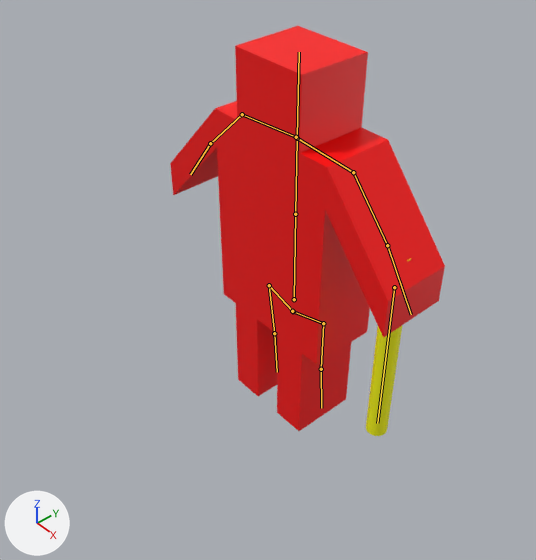
An edit to the Blender file 素材/3D/Player.blend, drawn before and after from the same camera.
Before and after are seen from a 50 mm lens placed at (12.01, -11.47, 11.06), pointed at (1.26, -2.08, 0.0). Every picture has the same lights, and +X, +Y and +Z are marked at lower left. The first picture is the older version. The bones that bend it are drawn over the model as lines.

Names of what the first picture shows: 'Cube', '円柱'.
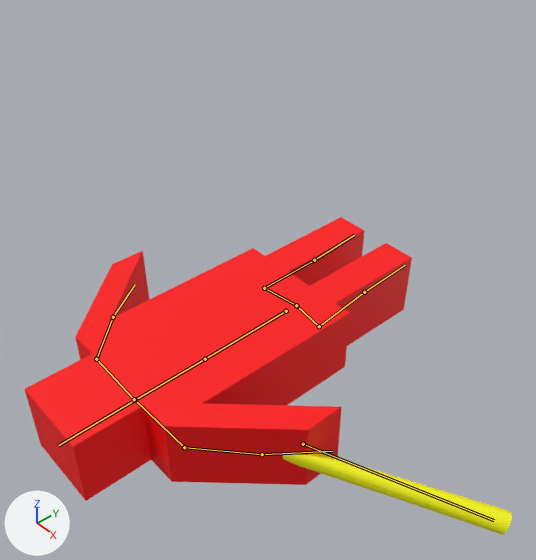
The newer file adds an action. The first version stands in its rest pose; the second is drawn at frame 40 of the action '05_Die'.

The change, as a diff of the scene's bpy script:
```diff
--- a/素材/3D/Player.blend.py
+++ b/素材/3D/Player.blend.py
@@ bone_bone @@
 bone_bone = bpy.data.objects['アーマチュア'].pose.bones['Bone']
-bone_bone.location = (0.0, 0.0, 0.0)
-bone_bone.rotation_quaternion = (1.0, 0.0, 0.0, 0.0)  # degrees (0, 0, 0)
+bone_bone.location = (0.0, -0.26, 0.32)
+bone_bone.rotation_quaternion = (0.707, 0.707, 0.002, 0.0)  # degrees (90, 0, 0)
@@ bone_bone_003 @@
 bone_bone_003 = bpy.data.objects['アーマチュア'].pose.bones['Bone.003']  # child of 'Bone.005.R'
-bone_bone_003.rotation_quaternion = (1.0, 0.0, 0.0, 0.0)  # degrees (0, 0, 0)
+bone_bone_003.rotation_quaternion = (0.844, -0.423, 0.218, 0.248)  # degrees (-48, 35, 17)
@@ bone_bone_006_r @@
 bone_bone_006_r = bpy.data.objects['アーマチュア'].pose.bones['Bone.006.R']
-bone_bone_006_r.location = (0.0, 0.0, 0.0)
-bone_bone_006_r.rotation_quaternion = (1.0, 0.0, 0.0, 0.0)  # degrees (0, 0, 0)
+bone_bone_006_r.location = (0.17, 0.04, -0.12)
+bone_bone_006_r.rotation_quaternion = (0.707, -0.068, 0.691, 0.135)  # degrees (68, 84, 84)
@@ bone_bone_006_l @@
 bone_bone_006_l = bpy.data.objects['アーマチュア'].pose.bones['Bone.006.L']
-bone_bone_006_l.location = (0.0, 0.0, 0.0)
-bone_bone_006_l.rotation_quaternion = (1.0, 0.0, 0.0, 0.0)  # degrees (0, 0, 0)
+bone_bone_006_l.location = (-0.17, 0.04, -0.12)
+bone_bone_006_l.rotation_quaternion = (0.707, -0.068, -0.691, -0.135)  # degrees (68, -84, -84)
```

What differs and where, as boxes [x1, y1, x2, y2] in the pictures (536 x 560 px):
'Cube', posed (41% wider, 30% shorter)
    before: [170, 26, 445, 431]
    after: [25, 217, 412, 501]
'円柱', posed
    before: [366, 259, 411, 436]
    after: [283, 452, 512, 534]
bone 'Bone', root to tip
    before: (294, 299) to (295, 214)
    after: (286, 311) to (205, 359)
bone 'Bone.003', root to tip
    before: (394, 287) to (377, 423)
    after: (303, 444) to (494, 520)
bone 'Bone.006.R', root to tip
    before: (293, 311) to (323, 323)
    after: (297, 306) to (319, 326)
bone 'Bone.006.L', root to tip
    before: (292, 311) to (269, 285)
    after: (296, 305) to (264, 288)
